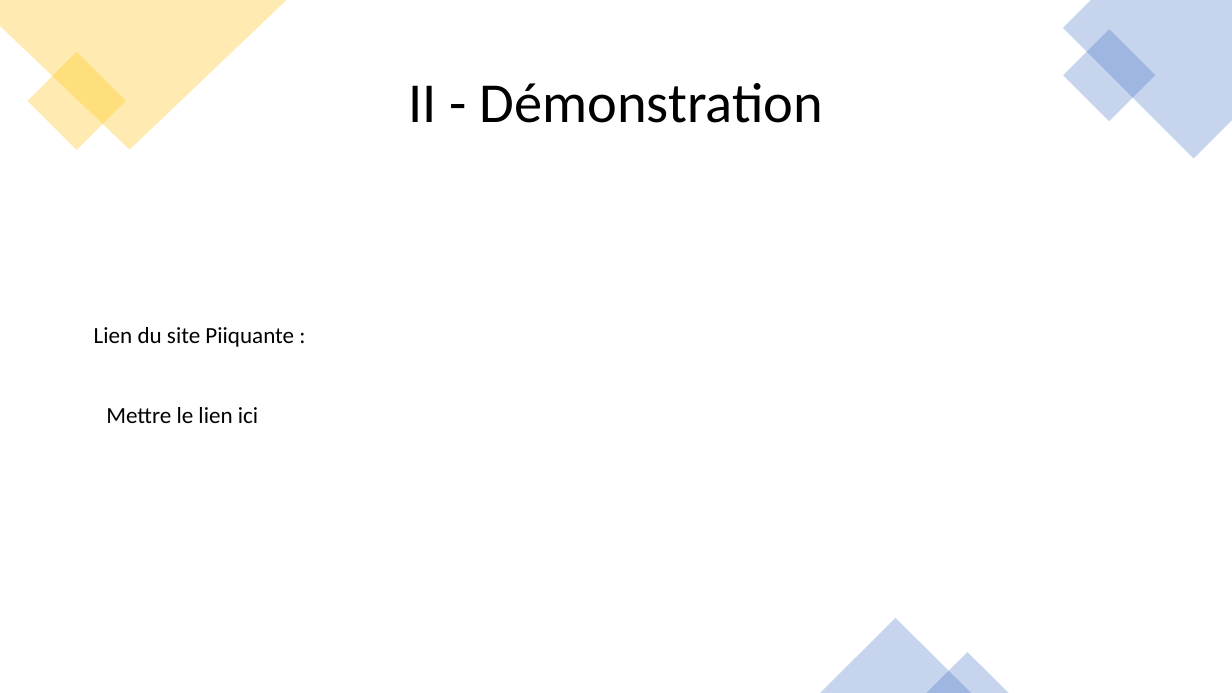
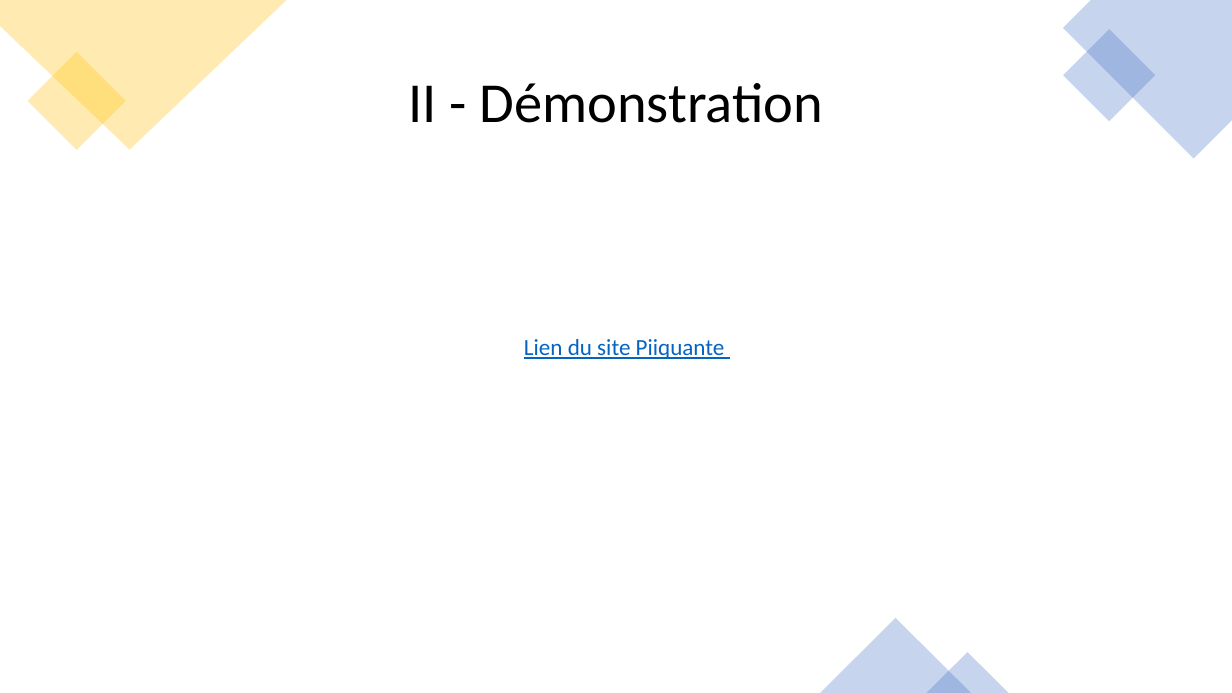
Before and after one commit to Nono-Le-Robot/TP06_Construisez_une_API, a slide deck: slide 4 of Ressources/Presentation P6.pptx. Drawn at 1232x693 pixels with LibreOffice and Linux fonts; fonts in the diff are those of the drawing. Boxes give left, top, right and bottom in pixels: in the first picture for what was removed or moved away, otherwise in the second. Text is boxed around its words. In the diff, an @@ line names an element or a change of style, - is before the commit and + after.

```diff
--- a/Ressources/Presentation P6.pptx
+++ b/Ressources/Presentation P6.pptx
@@ text at box(524, 339, 725, 359): text changed; text colour #000000 to #0563C1 @@
-Lien du site Piiquante :
+Lien du site Piiquante
@@ text removed at box(106, 407, 258, 423) @@
-Mettre le lien ici
```
Also in this commit, not shown: 7 other slides changed, 9 slides added, 12 slides removed, 6 other files.
